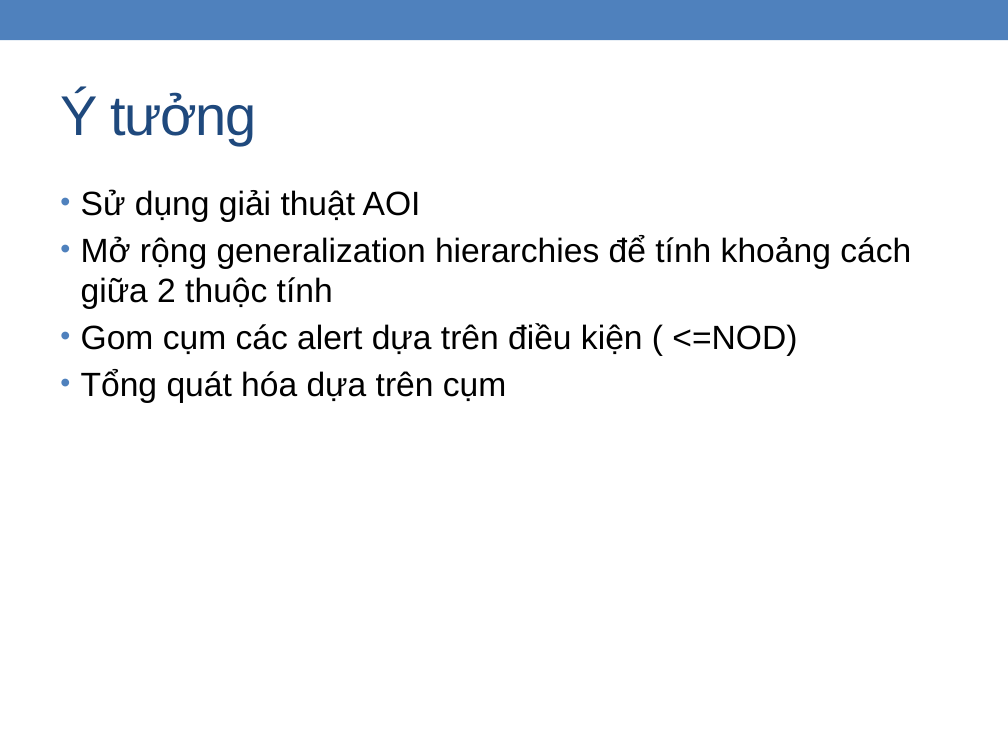
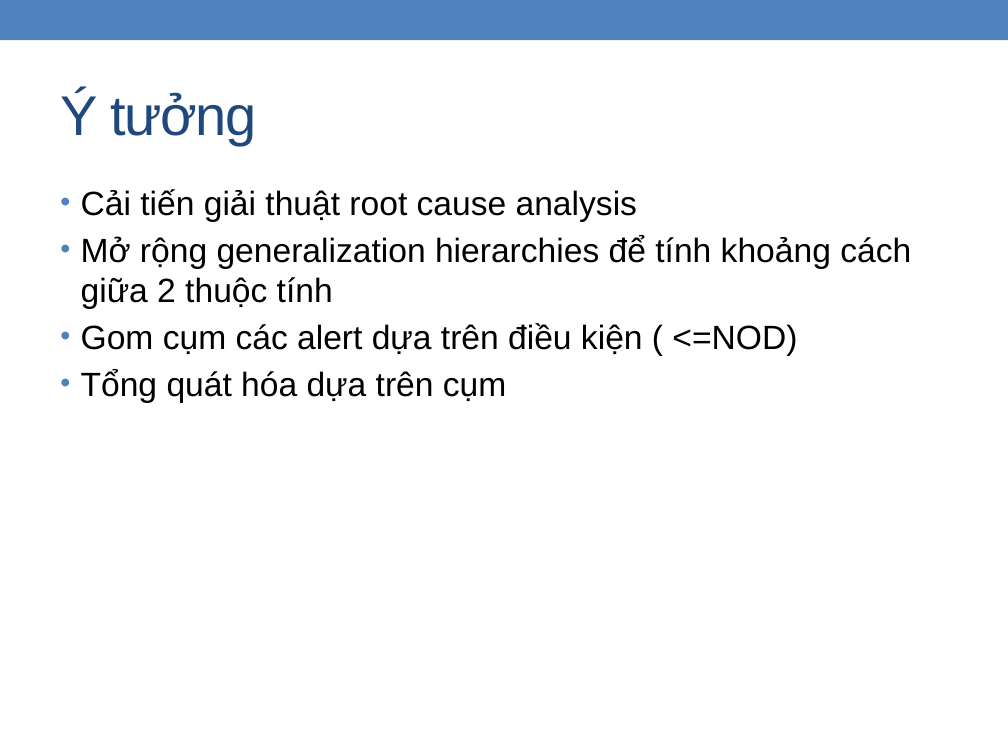
Before and after one commit to zedster27/secviz, a slide deck: slide 16 of branches/C.Thang/Baocao15.1.pptx (slide 17 before the commit). Drawn at 1008x756 pixels with LibreOffice and Linux fonts; fonts in the diff are those of the drawing. Boxes give left, top, right and bottom in pixels: in the first picture for what was removed or moved away, otherwise in the second. Text is boxed around its words. In the diff, an @@ line names an element or a change of style, - is before the commit and + after.

Commit message:
ADD trunk/Slides/Baocao15.1.pptx MODIFY branches/C.Thang/Baocao15.1.pptx MODIFY branches/C.Thang/Clustering Intrusion Detection Alarms to Support Root Cause Analysis.docx

```diff
--- a/branches/C.Thang/Baocao15.1.pptx
+++ b/branches/C.Thang/Baocao15.1.pptx
@@ text at (81,189,637,222): text changed @@
-• Sử dụng giải thuật AOI
+• Cải tiến giải thuật root cause analysis
```
Also in this commit, not shown: 2 other slides changed, 1 slide removed, 3 other files.
